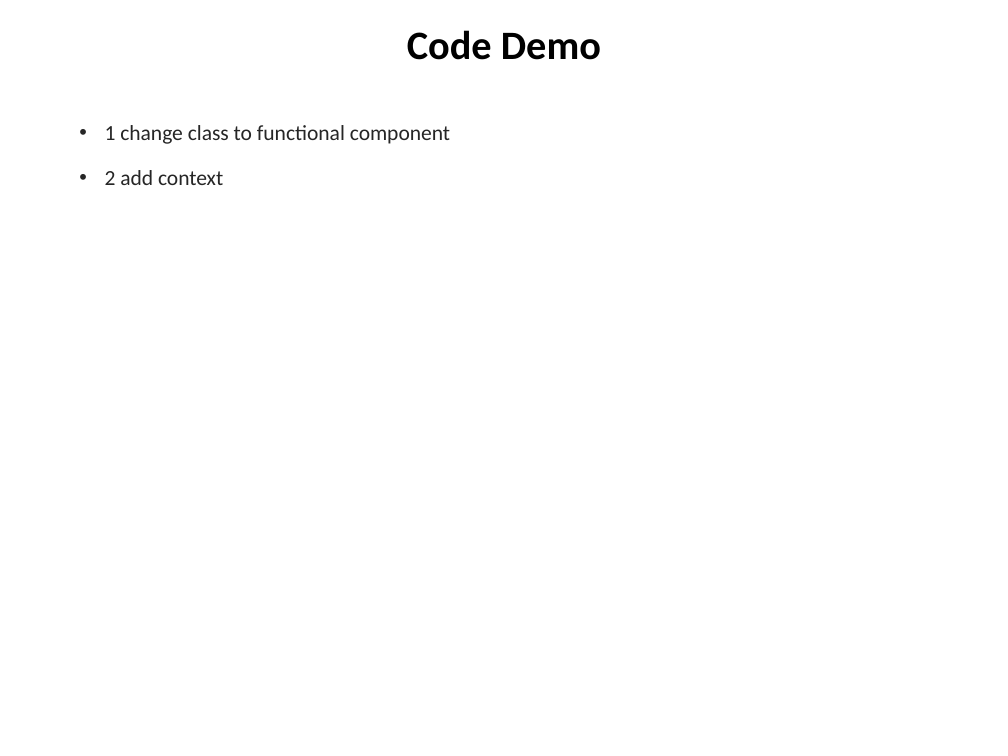
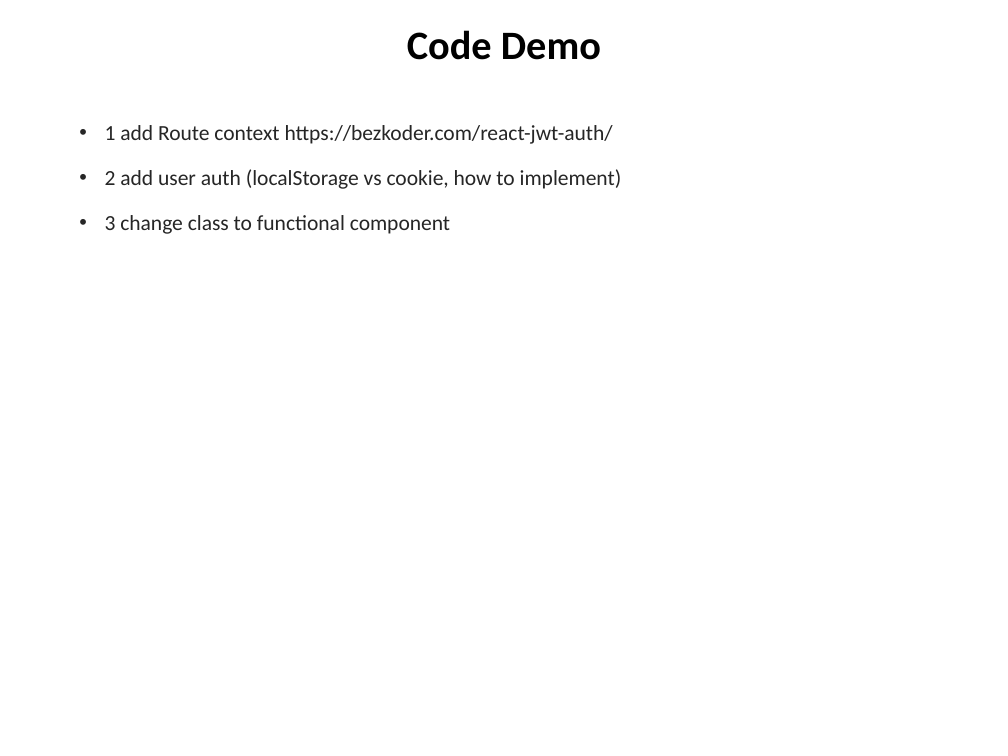
Before and after one commit to chuacw/SGUS-Slides, a slide deck: slide 24 of BCI - Day12 - Reactjs 1 Intro.pptx (slide 23 before the commit). Drawn at 1008x756 pixels with LibreOffice and Linux fonts; fonts in the diff are those of the drawing. Boxes give left, top, right and bottom in pixels: in the first picture for what was removed or moved away, otherwise in the second. Text is boxed around its words. In the diff, an @@ line names an element or a change of style, - is before the commit and + after.

```diff
--- a/BCI - Day12 - Reactjs 1 Intro.pptx
+++ b/BCI - Day12 - Reactjs 1 Intro.pptx
@@ text at [105,125,622,234]: text changed; size 15.4 to 15.3 pt @@
-• 1 change class to functional component
-• 2 add context
+• 1 add Route context https://bezkoder.com/react-jwt-auth/
+• 2 add user auth (localStorage vs cookie, how to implement)
+• 3 change class to functional component
```
Also in this commit, not shown: 1 slide added, 1 other file.
